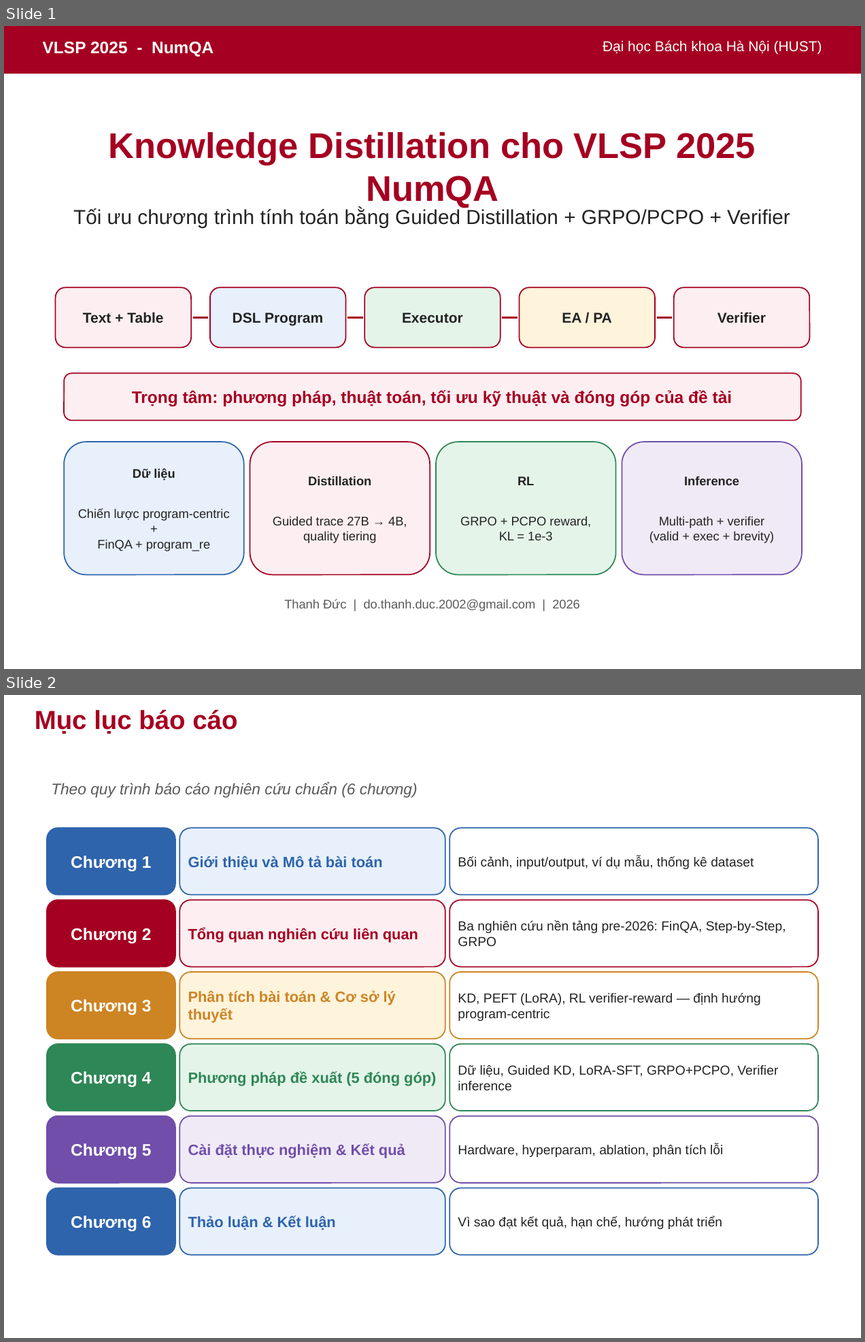
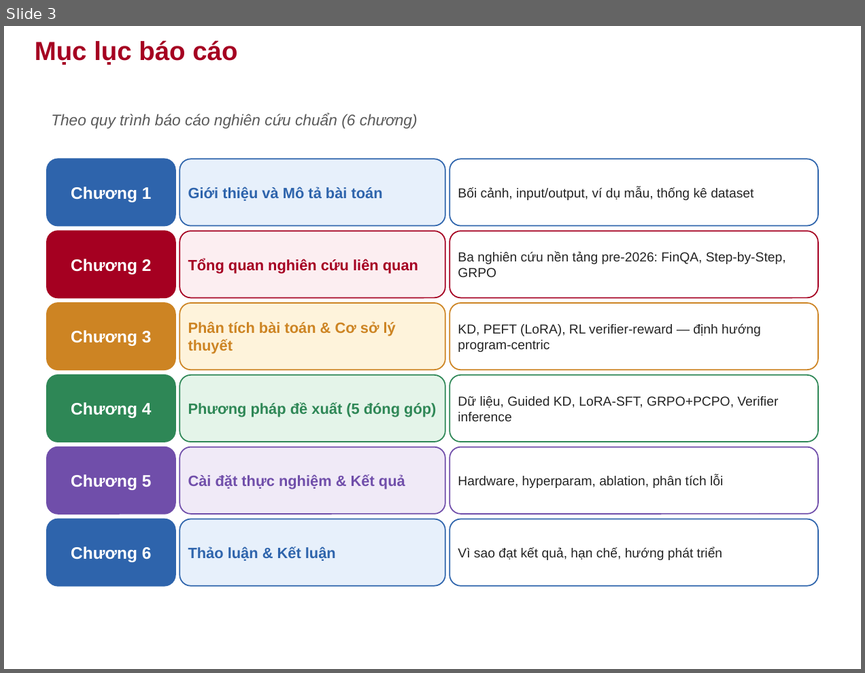
Before and after one commit to thanhduc1102/Knowledge_distill_VIQA, a slide deck: docs/generated/VLSP2025_KD_NumQA_Slides_HUST_chinh_sua.pptx. Shown one above the other, each under a label of ours: slides 1 and 2 before the commit, slide 3 after it. The pictures are 865x1342 and 865x673 pixels, drawn with LibreOffice and Linux fonts; fonts in the diff are those of the drawing; background and template pictures are left out. Boxes give left, top, right and bottom in pixels: in the first picture for what was removed or moved away, otherwise in the second. Text is boxed around its words. In the diff, an @@ line names an element or a change of style, - is before the commit and + after.

```diff
--- a/docs/generated/VLSP2025_KD_NumQA_Slides_HUST_chinh_sua.pptx
+++ b/docs/generated/VLSP2025_KD_NumQA_Slides_HUST_chinh_sua.pptx
@@ slide 1 removed at [4, 26, 861, 669], background #FFFFFF @@
@@ rectangle removed at [4, 26, 861, 73] @@
@@ text removed at [43, 42, 213, 57] @@
-VLSP 2025 - NumQA
@@ text removed at [602, 40, 822, 54] @@
-Đại học Bách khoa Hà Nội (HUST)
@@ text removed at [108, 132, 755, 208] @@
-Knowledge Distillation cho VLSP 2025 NumQA
@@ text removed at [73, 208, 790, 228] @@
-Tối ưu chương trình tính toán bằng Guided Distillation + GRPO/PCPO + Verifier
@@ rounded rectangle removed at [56, 287, 191, 347] @@
-Text + Table
@@ rounded rectangle removed at [209, 287, 345, 347] @@
-DSL Program
@@ rounded rectangle removed at [364, 287, 500, 347] @@
-Executor
@@ rounded rectangle removed at [519, 287, 654, 347] @@
-EA / PA
@@ rounded rectangle removed at [674, 287, 809, 347] @@
-Verifier
@@ line removed from (192, 317) to (208, 317) @@
@@ line removed from (347, 317) to (363, 317) @@
@@ line removed from (502, 317) to (517, 317) @@
@@ line removed from (657, 317) to (672, 317) @@
@@ rounded rectangle removed at [64, 373, 801, 420] @@
-Trọng tâm: phương pháp, thuật toán, tối ưu kỹ thuật và đóng góp của đề tài
@@ rounded rectangle removed at [64, 441, 244, 574] @@
-Dữ liệu
-Chiến lược program-centric +
-FinQA + program_re
@@ rounded rectangle removed at [250, 441, 430, 574] @@
-Distillation
-Guided trace 27B → 4B,
-quality tiering
@@ rounded rectangle removed at [436, 441, 616, 574] @@
-RL
-GRPO + PCPO reward,
-KL = 1e-3
@@ rounded rectangle removed at [621, 441, 802, 574] @@
-Inference
-Multi-path + verifier
-(valid + exec + brevity)
@@ text removed at [284, 599, 580, 611] @@
-Thanh Đức | do.thanh.duc.2002@gmail.com | 2026
@@ what was slide 2 is now slide 3 @@
```
Also in this commit, not shown: 5 slides changed, 2 slides added, 23 other files.
